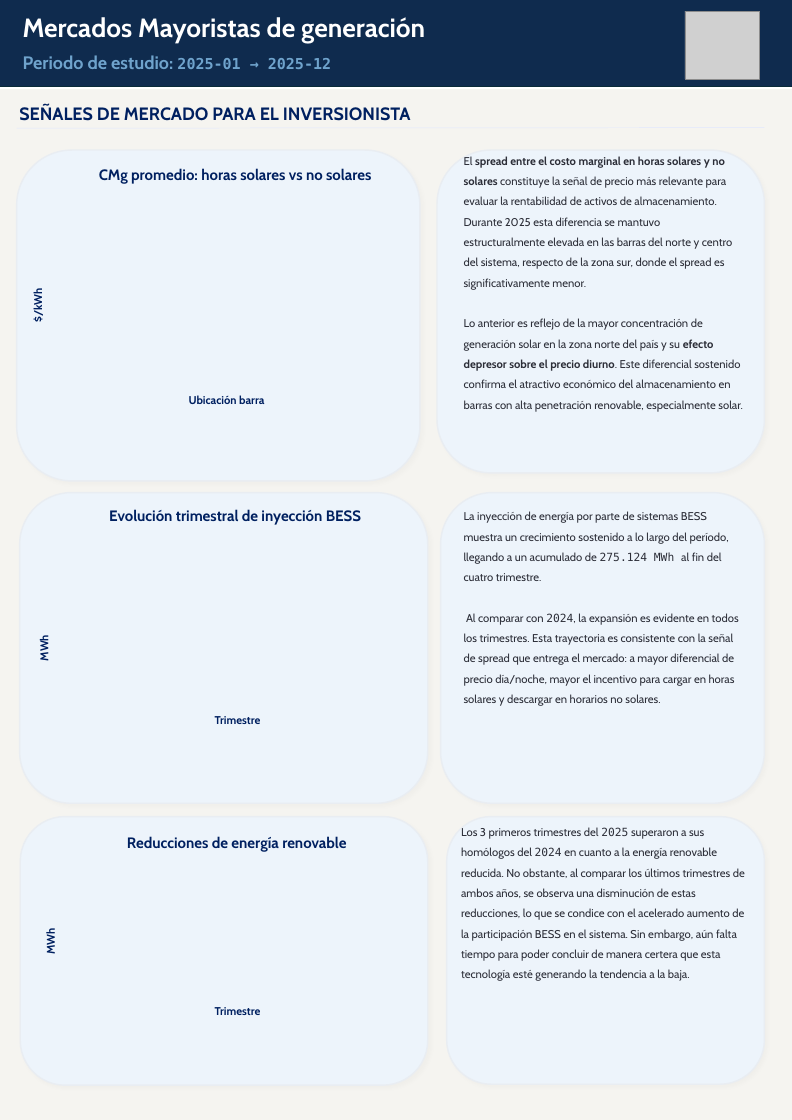
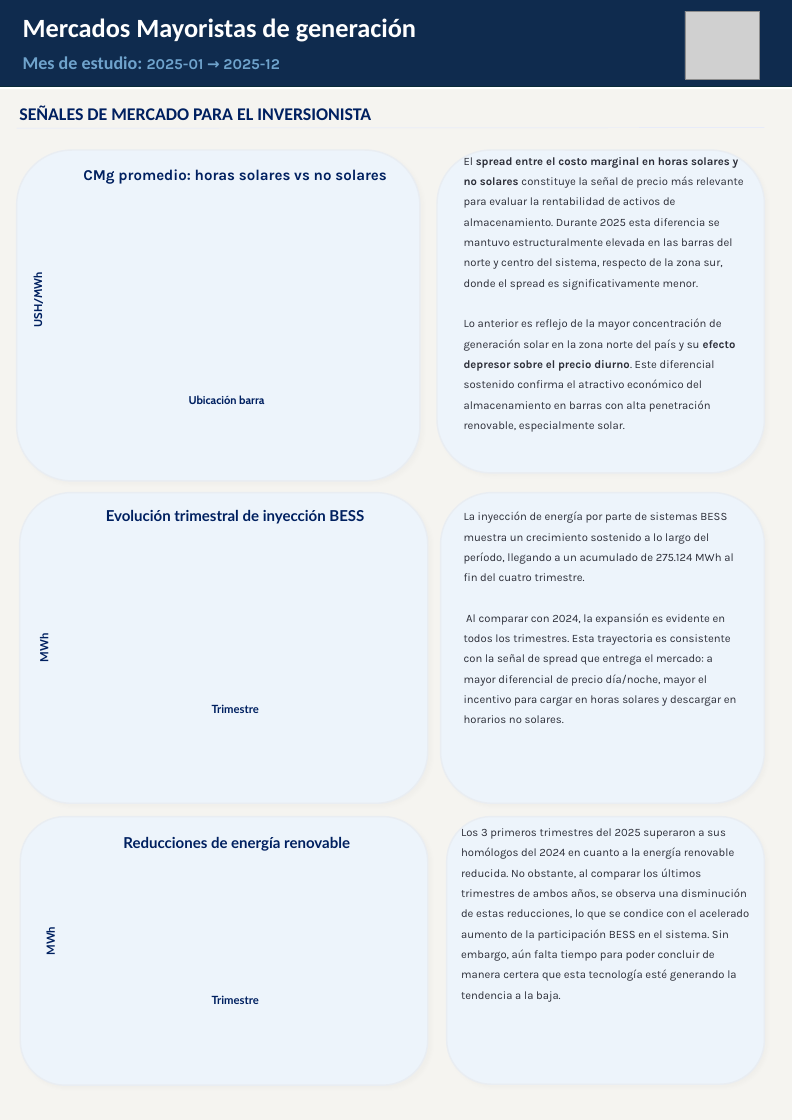
Before and after one commit to Pinzun/reporte_generacion, a slide deck: slide 2 of data/raw/templates/template_reporte.pptx. Drawn at 792x1120 pixels with LibreOffice and Linux fonts; fonts in the diff are those of the drawing; grey boxes stand for pictures. Boxes give left, top, right and bottom in pixels: in the first picture for what was removed or moved away, otherwise in the second. Text is boxed around its words. In the diff, an @@ line names an element or a change of style, - is before the commit and + after.

```diff
--- a/data/raw/templates/template_reporte.pptx
+++ b/data/raw/templates/template_reporte.pptx
@@ text "Mercados Mayoristas de generación" at box(23, 18, 416, 42): font Cabin to Calibri @@
@@ text at box(23, 56, 279, 69): text changed; size 19.3 to 16 pt; font Cabin to Karla @@
-Periodo de estudio: 2025-01 → 2025-12
+Mes de estudio: 2025-01 → 2025-12
@@ text "SEÑALES DE MERCADO PARA EL ..." at box(19, 105, 371, 120): font Cabin to Calibri @@
@@ text "El spread entre el costo ..." at box(464, 157, 744, 432): font Cabin to Karla @@
@@ text "CMg promedio: horas solares vs ..." at box(83, 169, 387, 184): font Cabin to Karla @@
@@ text at box(31, 277, 45, 326): text changed @@
-$/kWh
+USH/MWh
@@ text "La inyección de energía por ..." at box(464, 511, 737, 723): font Cabin to Karla; font DejaVu Sans Mono to Karla in "275.124 MWh", "2024," @@
@@ text "Trimestre": place and size @@
-text "Trimestre" at box(215, 716, 261, 724)
+text "Trimestre" at box(212, 704, 259, 713)
@@ text "Los 3 primeros trimestres del ..." at box(461, 828, 749, 1002): font Cabin to Karla; font DejaVu Sans Mono to Karla in "2025 2024" @@
@@ font Cabin to Lato in 6 elements at box(106, 509, 364, 524), box(37, 636, 51, 661), box(44, 929, 58, 954), box(123, 836, 350, 851), box(212, 704, 259, 713), box(212, 995, 259, 1004) @@
@@ text "Trimestre": place and size @@
-text "Trimestre" at box(215, 1007, 261, 1015)
+text "Trimestre" at box(212, 995, 259, 1004)
```
Also in this commit, not shown: 2 other slides changed, 14 other files.
